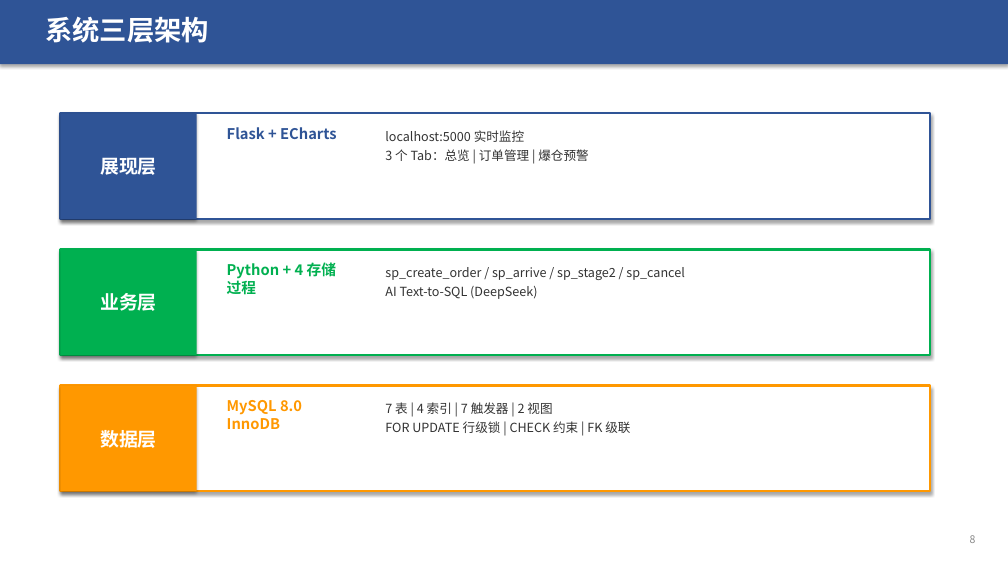
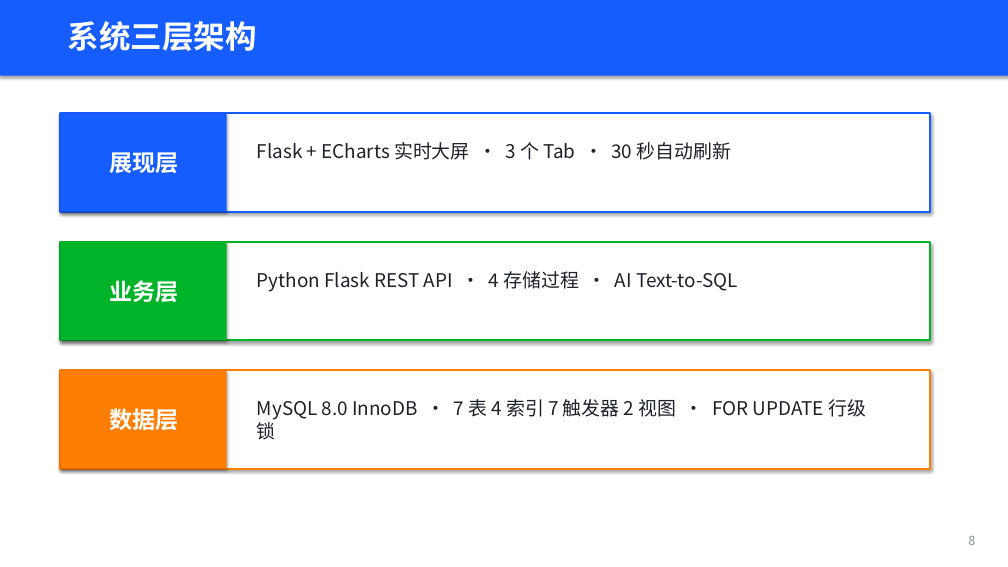
Before and after one commit to sou1maker/database, a slide deck: slide 8 of 校园外卖两段式配送系统_答辩汇报.pptx. Drawn at 1008x567 pixels with LibreOffice and Linux fonts; fonts in the diff are those of the drawing. Boxes give left, top, right and bottom in pixels: in the first picture for what was removed or moved away, otherwise in the second. Text is boxed around its words. In the diff, an @@ line names an element or a change of style, - is before the commit and + after.

```diff
--- a/校园外卖两段式配送系统_答辩汇报.pptx
+++ b/校园外卖两段式配送系统_答辩汇报.pptx
@@ rectangle resized from (x1=0, y1=0, x2=1008, y2=64) to (x1=0, y1=0, x2=1008, y2=76) @@
@@ rectangle at (x1=0, y1=0, x2=1008, y2=76): fill #2F5496 to #165DFF @@
@@ text "系统三层架构" moved from (x1=45, y1=16, x2=209, y2=43) to (x1=68, y1=21, x2=257, y2=51) @@
@@ text "系统三层架构" at (x1=68, y1=21, x2=257, y2=51): size 26 to 30 pt @@
@@ rectangle "展现层" resized from (x1=60, y1=113, x2=197, y2=219) to (x1=60, y1=113, x2=227, y2=212) @@
@@ rectangle "展现层" at (x1=60, y1=113, x2=227, y2=212): size 18 to 22 pt; fill #2F5496 to #165DFF @@
@@ rectangle resized from (x1=60, y1=113, x2=930, y2=219) to (x1=60, y1=113, x2=930, y2=212) @@
@@ rectangle at (x1=60, y1=113, x2=930, y2=212): outline #2F5496 2 pt to #165DFF 2 pt @@
@@ text at (x1=257, y1=142, x2=732, y2=160): text changed; size 14 to 18 pt; text colour #2F5496 to #1D2129; bold off @@
-Flask + ECharts
+Flask + ECharts 实时大屏 · 3 个 Tab · 30 秒自动刷新
@@ text removed at (x1=385, y1=149, x2=588, y2=161) @@
-localhost:5000 实时监控
-3 个 Tab：总览 | 订单管理 | 爆仓预警
@@ rectangle "业务层" resized from (x1=60, y1=250, x2=197, y2=355) to (x1=60, y1=242, x2=227, y2=340) @@
@@ rectangle "业务层" at (x1=60, y1=242, x2=227, y2=340): size 18 to 22 pt; fill #00B050 to #00B42A @@
@@ rectangle resized from (x1=60, y1=250, x2=930, y2=355) to (x1=60, y1=242, x2=930, y2=340) @@
@@ rectangle at (x1=60, y1=242, x2=930, y2=340): outline #00B050 2 pt to #00B42A 2 pt @@
@@ text removed at (x1=385, y1=267, x2=684, y2=299) @@
-sp_create_order / sp_arrive / sp_stage2 / sp_cancel
-AI Text-to-SQL (DeepSeek)
@@ text at (x1=257, y1=271, x2=738, y2=292): text changed; size 14 to 18 pt; text colour #00B050 to #1D2129; bold off @@
-Python + 4 存储过程
+Python Flask REST API · 4 存储过程 · AI Text-to-SQL
@@ rectangle "数据层" resized from (x1=60, y1=386, x2=197, y2=492) to (x1=60, y1=371, x2=227, y2=469) @@
@@ rectangle "数据层" at (x1=60, y1=371, x2=227, y2=469): size 18 to 22 pt; fill #FF9800 to #FF7D00 @@
@@ rectangle resized from (x1=60, y1=386, x2=930, y2=492) to (x1=60, y1=371, x2=930, y2=469) @@
@@ rectangle at (x1=60, y1=371, x2=930, y2=469): outline #FF9800 2 pt to #FF7D00 2 pt @@
@@ text removed at (x1=227, y1=400, x2=302, y2=429) @@
-MySQL 8.0 InnoDB
@@ text at (x1=257, y1=399, x2=866, y2=440): text changed; size 12 to 18 pt; text colour #333333 to #1D2129 @@
-7 表 | 4 索引 | 7 触发器 | 2 视图
-FOR UPDATE 行级锁 | CHECK 约束 | FK 级联
+MySQL 8.0 InnoDB · 7 表 4 索引 7 触发器 2 视图 · FOR UPDATE 行级锁
@@ text "8" at (x1=968, y1=536, x2=975, y2=545): size 10 to 12 pt, text colour #888888 to #86909C @@
```
Also in this commit, not shown: 32 other slides changed, 14 slides added, 9 slides removed, 1 other file.
